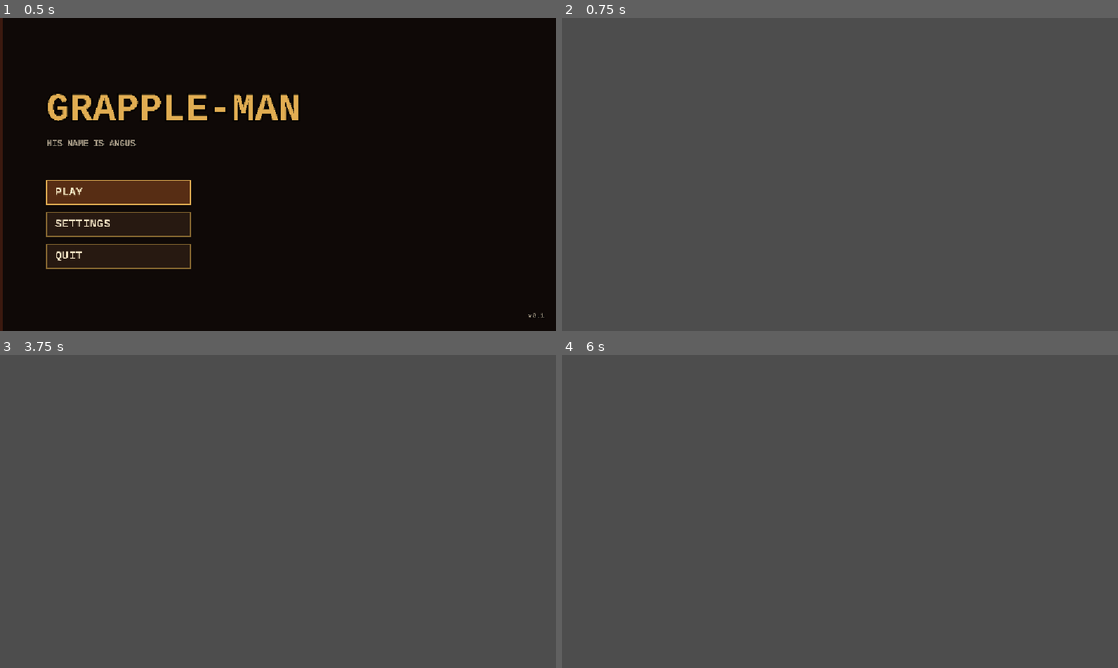
Above: before the commit, frames 1-4 (two rows, left to right).
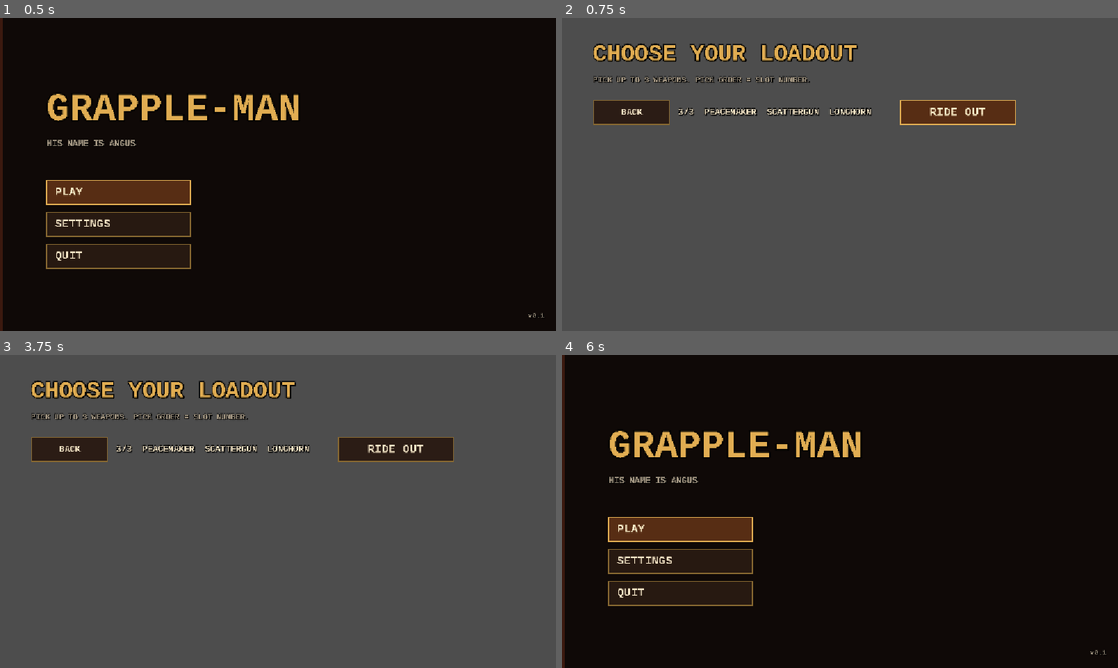
Above: after the commit, the same moments.

Repository: zenix2201-hash/Grapple-Man
Game: Godot game, scene res://Scenes/main_menu.tscn
The game is run twice, just before and just after one commit, with the same random seed, the same clock (stepped at 60 frames per second) and the same inputs.
Inputs (mouse positions are in pixels of both pictures, inside the frame that each line leads up to):
- Up to frame 1 (0.5 s): no input
- Up to frame 2 (0.75 s): click "PLAY" at 0.5 s
- Up to frame 3 (3.75 s): click (100, 470) at 1.27 s; click (239, 470) at 2.02 s; click (383, 470) at 2.77 s; click (100, 558) at 3.52 s
- Up to frame 4 (6 s): click (801, 558) at 4.27 s; click (945, 558) at 5.02 s; click (628, 448) at 5.75 s, where only the run after the commit has a clickable "BACK"

Frame 1 is identical in both runs. In frame 2, 5.8% of the frame differs, in the area x 5-82%, y 8-35%; in frame 3, 5.8%; in frame 4, 100%, in the area x 0-100%, y 0-100%.

Commit message:
Weapons and loadout2

Diff:
--- a/Scenes/loadout_menu.gd
+++ /dev/null
@@ -1,175 +0,0 @@
-extends Control
-## Starting loadout picker. Click weapons to add them to your belt (up to
-## WeaponDB.MAX_LOADOUT); the order you pick them is their slot number.
-
-@export_file("*.tscn") var play_scene: String = "res://Scenes/Testlevel.tscn"
-@export_file("*.tscn") var menu_scene: String = "res://Scenes/main_menu.tscn"
-
-var _selected: Array[String] = []
-var _cards: Dictionary = {} # id -> Button
-var _slot_labels: Dictionary = {} # id -> Label
-var _summary: Label
-var _start_button: Button
-
-
-func _ready() -> void:
-	set_anchors_preset(Control.PRESET_FULL_RECT)
-	theme = UITheme.get_theme()
-	get_tree().paused = false
-	Input.mouse_mode = Input.MOUSE_MODE_VISIBLE
-	_selected = GameState.loadout.duplicate() if not GameState.loadout.is_empty() else WeaponDB.DEFAULT_LOADOUT.duplicate()
-	_build()
-	_refresh()
-	_start_button.grab_focus()
-
-
-func _unhandled_input(event: InputEvent) -> void:
-	if event.is_action_pressed("ui_cancel"):
-		get_viewport().set_input_as_handled()
-		_on_back()
-
-
-func _build() -> void:
-	var bg := ColorRect.new()
-	bg.color = Color(0.06, 0.035, 0.03)
-	bg.set_anchors_preset(Control.PRESET_FULL_RECT)
-	add_child(bg)
-
-	var margin := MarginContainer.new()
-	margin.set_anchors_preset(Control.PRESET_FULL_RECT)
-	for side in ["margin_left", "margin_right"]:
-		margin.add_theme_constant_override(side, 64)
-	margin.add_theme_constant_override("margin_top", 48)
-	margin.add_theme_constant_override("margin_bottom", 40)
-	add_child(margin)
-
-	var col := VBoxContainer.new()
-	col.add_theme_constant_override("separation", 16)
-	margin.add_child(col)
-
-	var title := UITheme.label("CHOOSE YOUR LOADOUT", 48, UITheme.BRASS)
-	title.add_theme_constant_override("outline_size", 10)
-	col.add_child(title)
-	col.add_child(UITheme.label("PICK UP TO %d WEAPONS. PICK ORDER = SLOT NUMBER." % WeaponDB.MAX_LOADOUT, 16, UITheme.DIM))
-
-	var scroll := ScrollContainer.new()
-	scroll.size_flags_vertical = Control.SIZE_EXPAND_FILL
-	scroll.horizontal_scroll_mode = ScrollContainer.SCROLL_MODE_DISABLED
-	col.add_child(scroll)
-
-	var grid := GridContainer.new()
-	grid.columns = 3
-	grid.size_flags_horizontal = Control.SIZE_EXPAND_FILL
-	grid.add_theme_constant_override("h_separation", 14)
-	grid.add_theme_constant_override("v_separation", 14)
-	scroll.add_child(grid)
-
-	for id in WeaponDB.ORDER:
-		grid.add_child(_make_card(id))
-
-	var bottom := HBoxContainer.new()
-	bottom.add_theme_constant_override("separation", 16)
-	col.add_child(bottom)
-
-	var back := UITheme.button("BACK", _on_back)
-	back.custom_minimum_size = Vector2(160, 52)
-	bottom.add_child(back)
-
-	_summary = UITheme.label("", 18, UITheme.TEXT)
-	_summary.size_flags_horizontal = Control.SIZE_EXPAND_FILL
-	_summary.vertical_alignment = VERTICAL_ALIGNMENT_CENTER
-	bottom.add_child(_summary)
-
-	_start_button = UITheme.button("RIDE OUT", _on_start)
-	_start_button.custom_minimum_size = Vector2(240, 52)
-	_start_button.add_theme_font_size_override("font_size", 24)
-	bottom.add_child(_start_button)
-
-
-func _make_card(id: String) -> Button:
-	var info: Dictionary = WeaponDB.get_weapon(id)
-	var card := Button.new()
-	card.toggle_mode = true
-	card.custom_minimum_size = Vector2(280, 170)
-	card.size_flags_horizontal = Control.SIZE_EXPAND_FILL
-	card.toggled.connect(_on_card_toggled.bind(id))
-	card.mouse_entered.connect(Sfx.play.bind("ui_move", -14.0))
-
-	var pad := MarginContainer.new()
-	pad.set_anchors_preset(Control.PRESET_FULL_RECT)
-	pad.mouse_filter = Control.MOUSE_FILTER_IGNORE
-	for side in ["margin_left", "margin_right", "margin_top", "margin_bottom"]:
-		pad.add_theme_constant_override(side, 14)
-	card.add_child(pad)
-
-	var box := VBoxContainer.new()
-	box.mouse_filter = Control.MOUSE_FILTER_IGNORE
-	box.add_theme_constant_override("separation", 4)
-	pad.add_child(box)
-
-	var top := HBoxContainer.new()
-	top.mouse_filter = Control.MOUSE_FILTER_IGNORE
-	box.add_child(top)
-	var name_label := UITheme.label(String(info["name"]), 24, UITheme.BRASS)
-	name_label.size_flags_horizontal = Control.SIZE_EXPAND_FILL
-	top.add_child(name_label)
-	var slot := UITheme.label("", 22, UITheme.GREEN, HORIZONTAL_ALIGNMENT_RIGHT)
-	top.add_child(slot)
-
-	box.add_child(UITheme.label(String(info["type"]), 14, UITheme.DIM))
-	var desc := UITheme.label(String(info["desc"]), 15, UITheme.TEXT)
-	desc.autowrap_mode = TextServer.AUTOWRAP_WORD_SMART
-	desc.size_flags_horizontal = Control.SIZE_EXPAND_FILL
-	box.add_child(desc)
-
-	_cards[id] = card
-	_slot_labels[id] = slot
-	return card
-
-
-func _on_card_toggled(on: bool, id: String) -> void:
-	if on:
-		if _selected.size() >= WeaponDB.MAX_LOADOUT:
-			# Belt is full: refuse the pick.
-			Sfx.play("hurt", -12.0, 1.6)
-			(_cards[id] as Button).set_pressed_no_signal(false)
-			_flash_summary()
-			return
-		if not _selected.has(id):
-			_selected.append(id)
-		Sfx.play("ui_select", -8.0)
-	else:
-		_selected.erase(id)
-		Sfx.play("ui_move", -8.0, 0.7)
-	_refresh()
-
-
-func _refresh() -> void:
-	for id in _cards:
-		var idx := _selected.find(id)
-		(_cards[id] as Button).set_pressed_no_signal(idx >= 0)
-		(_slot_labels[id] as Label).text = "[%d]" % (idx + 1) if idx >= 0 else ""
-	var names: PackedStringArray = []
-	for id in _selected:
-		names.append(String(WeaponDB.get_weapon(id)["name"]))
-	_summary.text = "%d/%d  %s" % [_selected.size(), WeaponDB.MAX_LOADOUT, "  ".join(names)]
-	_start_button.disabled = _selected.is_empty()
-
-
-func _flash_summary() -> void:
-	_summary.add_theme_color_override("font_color", UITheme.RED)
-	var tw := create_tween()
-	tw.tween_interval(0.25)
-	tw.tween_callback(func() -> void: _summary.add_theme_color_override("font_color", UITheme.TEXT))
-
-
-func _on_start() -> void:
-	if _selected.is_empty():
-		return
-	GameState.loadout = _selected.duplicate()
-	GameState.start_run()
-	GameState.goto_scene(play_scene)
-
-
-func _on_back() -> void:
-	GameState.goto_scene(menu_scene)
--- a/Scenes/loadout_menu.tscn
+++ b/Scenes/loadout_menu.tscn
@@ -1,3 +1,8 @@
 [gd_scene format=3 uid="uid://raubm1f6eaqv"]
 
-[node name="LoadoutMenu" type="Node2D" unique_id=1729070877]
+[ext_resource type="Script" uid="uid://crign1b6qxeyb" path="res://UI/loadout_menu.gd" id="1_3jlq8"]
+
+[node name="LoadoutMenu" type="Control" unique_id=1949421508]
+layout_mode = 3
+anchors_preset = 0
+script = ExtResource("1_3jlq8")
--- /dev/null
+++ b/Weapon Systems/Gatling/gatling.tscn
@@ -0,0 +1,6 @@
+[gd_scene format=3 uid="uid://bnynyiiw6a61t"]
+
+[ext_resource type="Script" uid="uid://dm2057otv68ma" path="res://Weapon Systems/Gatling/gatling.gd" id="1_6ykqk"]
+
+[node name="Gatling" type="Node2D" unique_id=8430479]
+script = ExtResource("1_6ykqk")
--- /dev/null
+++ b/Weapon Systems/Rifle/rifle.tscn
@@ -0,0 +1,6 @@
+[gd_scene format=3 uid="uid://dr6ookxh7r2t4"]
+
+[ext_resource type="Script" uid="uid://dqb6lms4y53mg" path="res://Weapon Systems/Rifle/rifle.gd" id="1_fxohg"]
+
+[node name="Rifle" type="Node2D" unique_id=411229340]
+script = ExtResource("1_fxohg")
--- /dev/null
+++ b/Weapon Systems/Sword/sword.tscn
@@ -0,0 +1,6 @@
+[gd_scene format=3 uid="uid://bt7dmb4kyqrrw"]
+
+[ext_resource type="Script" uid="uid://bv318o82s3uwg" path="res://Weapon Systems/Sword/sword.gd" id="1_vxjgn"]
+
+[node name="Sword" type="Node2D" unique_id=513426380]
+script = ExtResource("1_vxjgn")
--- /dev/null
+++ b/Weapon Systems/Tesla/tesla.tscn
@@ -0,0 +1,6 @@
+[gd_scene format=3 uid="uid://b3bx5oq8chk8i"]
+
+[ext_resource type="Script" uid="uid://barmnpbpqnh27" path="res://Weapon Systems/Tesla/tesla.gd" id="1_moof1"]
+
+[node name="Tesla" type="Node2D" unique_id=711455590]
+script = ExtResource("1_moof1")
--- a/Weapon Systems/WeaponManager.gd
+++ b/Weapon Systems/WeaponManager.gd
@@ -31,6 +31,20 @@
 	player = owner as Player
 	if player == null:
 		player = get_tree().get_first_node_in_group("player") as Player
+
+	if not GameState.loadout.is_empty():
+		_apply_loadout(GameState.loadout)
+
+func _apply_loadout(ids: Array) -> void:
+	for child in get_children():
+		if child is Weapon:
+			remove_child(child)
+			child.queue_free()
+	for id in ids:
+		var w: Weapon = WeaponDB.instantiate(String(id))
+		if w != null:
+			add_child(w)
+
 
 	# Automatically find and register all weapons placed inside this manager
 	for child in get_children():
--- a/autoload/sfx.gd
+++ b/autoload/sfx.gd
@@ -79,6 +79,9 @@
 	_streams["wave"] = _synth(0.80, 220.0, 110.0, 0.1, 2.5, 3000.0, "square")
 	_streams["ui_move"] = _synth(0.05, 1200.0, 1200.0, 0.0, 30.0, 6000.0, "square")
 	_streams["ui_select"] = _synth(0.12, 600.0, 1200.0, 0.0, 15.0, 6000.0, "square")
+	_streams["slash"] = _synth(0.18, 0.0, 0.0, 1.0, 16.0, 6500.0, "noise")
+	_streams["gatling"] = _synth(0.12, 320.0, 90.0, 0.8, 24.0, 3800.0, "square")
+	_streams["zap"] = _synth(0.35, 2400.0, 500.0, 0.5, 8.0, 9000.0, "saw")
 
 
 func _synth(length: float, f0: float, f1: float, noise: float, decay: float, cutoff: float, wave: String) -> AudioStreamWAV:
Not shown, removed: Scenes/loadout_menu.gd.uid
